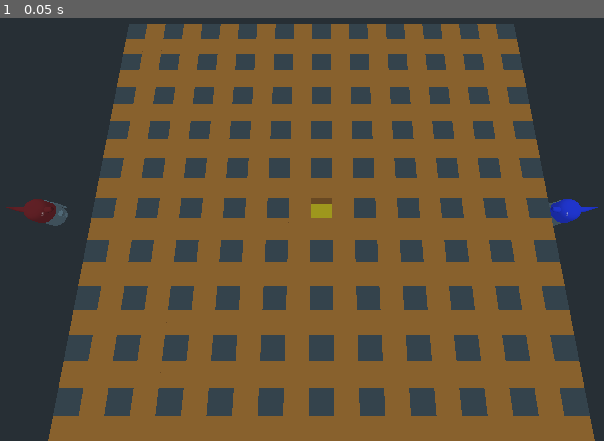
Above: before the commit, frame 1.
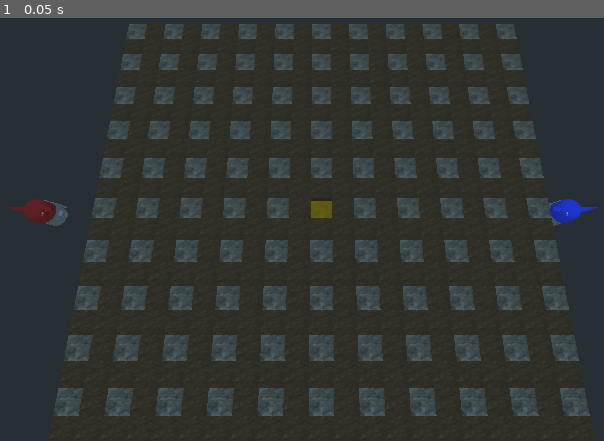
Above: after the commit, the same moment.

Repository: voidexp/ggj23
Game: Godot game, scene res://main.tscn
Same seed, same stepped clock (60 frames per second), same inputs: the game is played once before the commit and once after it.
Inputs:
- Up to frame 1 (0.05 s): no input

The runs differ from the first frame. In frame 1, 57% of the frame differs, in the area x 7-99%, y 1-100%.

Commit message:
New textures for cubes
Cubes

Diff:
--- a/game/level_map_root.tscn
+++ b/game/level_map_root.tscn
@@ -2,9 +2,10 @@
 
 [ext_resource path="res://level_map.gd" type="Script" id=1]
 [ext_resource path="res://Ground.gd" type="Script" id=2]
-[ext_resource path="res://soil_block.tscn" type="PackedScene" id=3]
-[ext_resource path="res://rock_block.tscn" type="PackedScene" id=4]
-[ext_resource path="res://gold_block.tscn" type="PackedScene" id=5]
+[ext_resource path="res://objects/soil_block.tscn" type="PackedScene" id=3]
+[ext_resource path="res://objects/rock_block.tscn" type="PackedScene" id=4]
+[ext_resource path="res://objects/gold_block.tscn" type="PackedScene" id=5]
+
 
 [sub_resource type="BoxShape" id=4]
 extents = Vector3( 10, 0.05, 10 )
--- a/game/gold_block.tscn
+++ b/game/objects/gold_block.tscn
@@ -1,15 +1,17 @@
-[gd_scene load_steps=5 format=2]
+[gd_scene load_steps=6 format=2]
 
-[ext_resource path="res://grid_block.gd" type="Script" id=1]
+[ext_resource path="res://objects/grid_block.gd" type="Script" id=1]
+[ext_resource path="res://objects/gold_text.png" type="Texture" id=2]
 
 [sub_resource type="BoxShape" id=1]
 extents = Vector3( 0.5, 0.5, 0.5 )
 
 [sub_resource type="CubeMesh" id=2]
-size = Vector3( 1, 1, 1 )
+size = Vector3( 1, 2, 1 )
 
 [sub_resource type="SpatialMaterial" id=3]
 albedo_color = Color( 0.968627, 0.721569, 0.0705882, 1 )
+albedo_texture = ExtResource( 2 )
 
 [node name="GoldBlock" type="StaticBody"]
 script = ExtResource( 1 )
--- a/game/rock_block.tscn
+++ b/game/objects/rock_block.tscn
@@ -1,7 +1,8 @@
-[gd_scene load_steps=6 format=2]
+[gd_scene load_steps=7 format=2]
 
 [ext_resource path="res://traits/fuckyouble.gd" type="Script" id=1]
-[ext_resource path="res://grid_block.gd" type="Script" id=2]
+[ext_resource path="res://objects/grid_block.gd" type="Script" id=2]
+[ext_resource path="res://objects/rock_text.jpg" type="Texture" id=3]
 
 [sub_resource type="BoxShape" id=1]
 extents = Vector3( 0.5, 0.5, 0.5 )
@@ -10,7 +11,7 @@
 size = Vector3( 1, 1.5, 1 )
 
 [sub_resource type="SpatialMaterial" id=3]
-albedo_color = Color( 0.321569, 0.313726, 0.313726, 1 )
+albedo_texture = ExtResource( 3 )
 
 [node name="Rock" type="StaticBody"]
 script = ExtResource( 2 )
--- a/game/soil_block.tscn
+++ b/game/objects/soil_block.tscn
@@ -1,7 +1,8 @@
-[gd_scene load_steps=6 format=2]
+[gd_scene load_steps=7 format=2]
 
 [ext_resource path="res://traits/pickable.gd" type="Script" id=1]
-[ext_resource path="res://grid_block.gd" type="Script" id=2]
+[ext_resource path="res://objects/grid_block.gd" type="Script" id=2]
+[ext_resource path="res://objects/soil_text.png" type="Texture" id=3]
 
 [sub_resource type="BoxShape" id=1]
 extents = Vector3( 0.5, 0.5, 0.5 )
@@ -10,7 +11,7 @@
 size = Vector3( 1, 1.5, 1 )
 
 [sub_resource type="SpatialMaterial" id=3]
-albedo_color = Color( 0.835294, 0.462745, 0.164706, 1 )
+albedo_texture = ExtResource( 3 )
 
 [node name="Soil" type="StaticBody"]
 script = ExtResource( 2 )
--- a/game/project.godot
+++ b/game/project.godot
@@ -12,7 +12,7 @@
 "base": "StaticBody",
 "class": "GridBlock",
 "language": "GDScript",
-"path": "res://grid_block.gd"
+"path": "res://objects/grid_block.gd"
 } ]
 _global_script_class_icons={
 "GridBlock": ""
Binary file added: game/objects/gold_text.png
Not shown, added: game/objects/gold_text.png.import
Renamed: game/grid_block.gd -> game/objects/grid_block.gd
Binary file added: game/objects/rock_text.jpg
Not shown, added: game/objects/rock_text.jpg.import
Binary file added: game/objects/soil_text.png
Not shown, added: game/objects/soil_text.png.import
